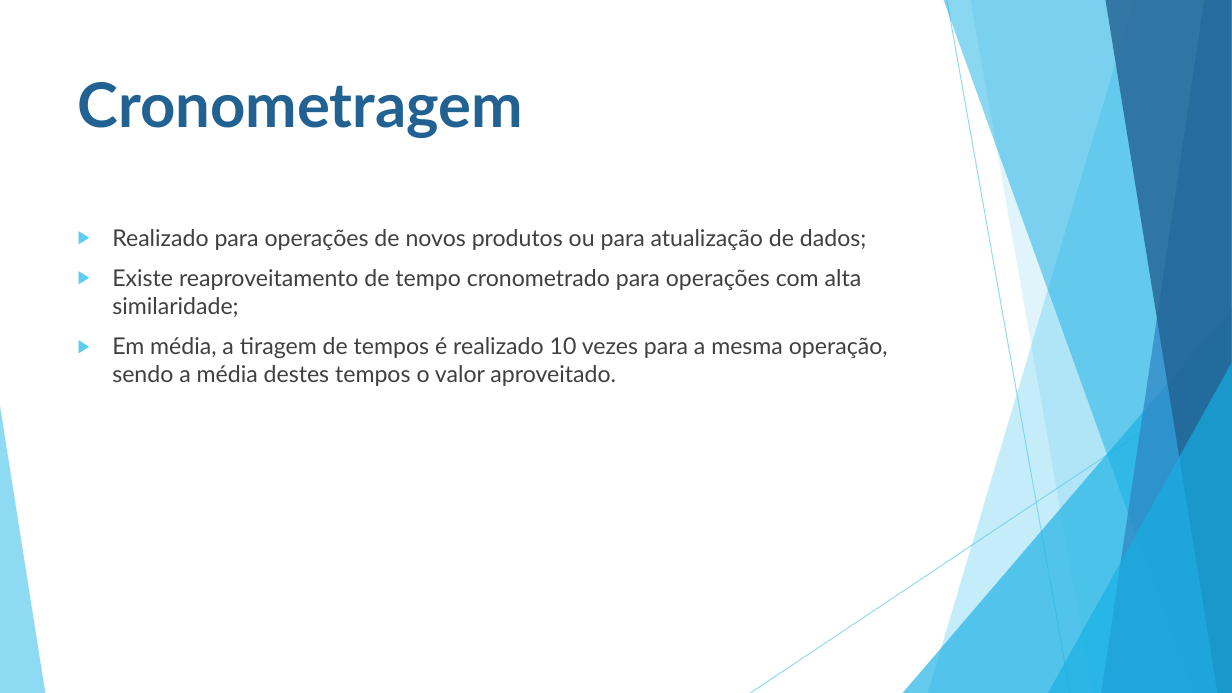
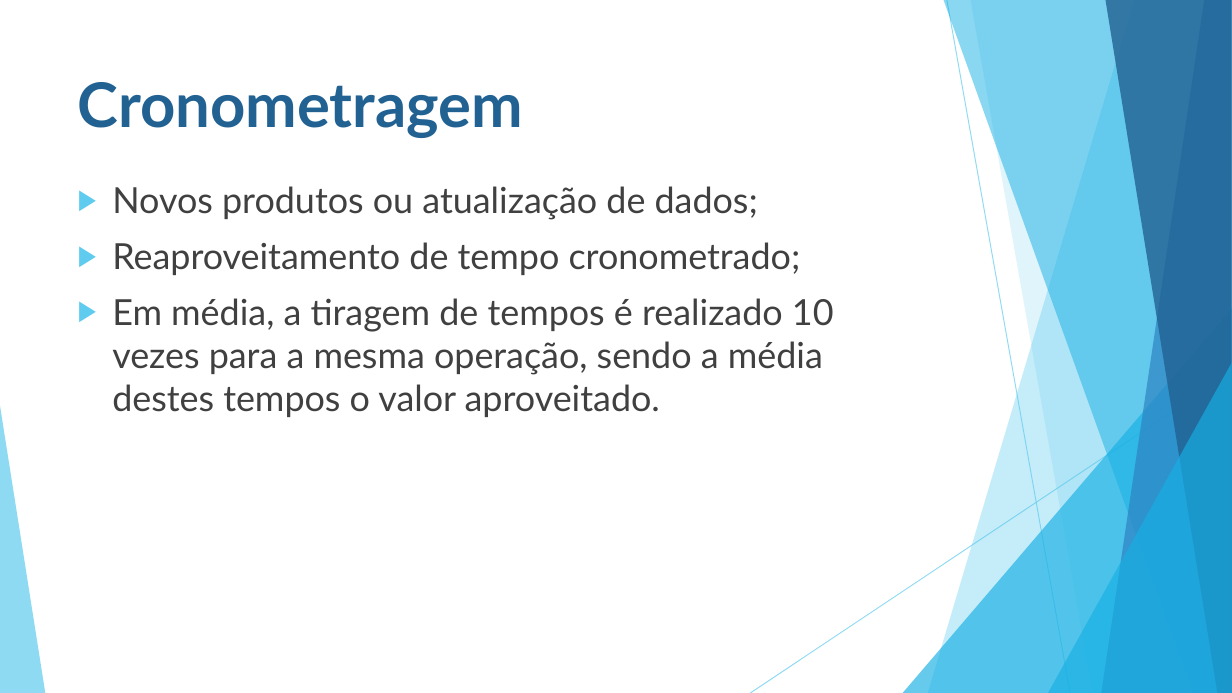
Before and after one commit to ruannicolini/Tear, a slide deck: slide 8 of Documentação/BALANCEAMENTO DE LINHA DE PRODUÇÃO.pptx. Drawn at 1232x693 pixels with LibreOffice and Linux fonts; fonts in the diff are those of the drawing. Boxes give left, top, right and bottom in pixels: in the first picture for what was removed or moved away, otherwise in the second. Text is boxed around its words. In the diff, an @@ line names an element or a change of style, - is before the commit and + after.

```diff
--- a/Documentação/BALANCEAMENTO DE LINHA DE PRODUÇÃO.pptx
+++ b/Documentação/BALANCEAMENTO DE LINHA DE PRODUÇÃO.pptx
@@ text "Novos produtos ou atualização de ...": place and size @@
-text "Novos produtos ou atualização de ..." at bbox=[112, 229, 888, 386]
+text "Novos produtos ou atualização de ..." at bbox=[112, 186, 834, 417]
@@ text at bbox=[112, 186, 801, 275]: text changed; size 18 to 28 pt @@
-▶ Realizado para operações de novos produtos ou para atualização de dados;
-▶ Existe reaproveitamento de tempo cronometrado para operações com alta similaridade;
+▶ Novos produtos ou atualização de dados;
+▶ Reaproveitamento de tempo cronometrado;
@@ text at bbox=[112, 298, 834, 417]: size 18 to 28 pt in "Em média, a tiragem de tempos é ..." @@
```
Also in this commit, not shown: 5 other slides changed, 1 slide added.
